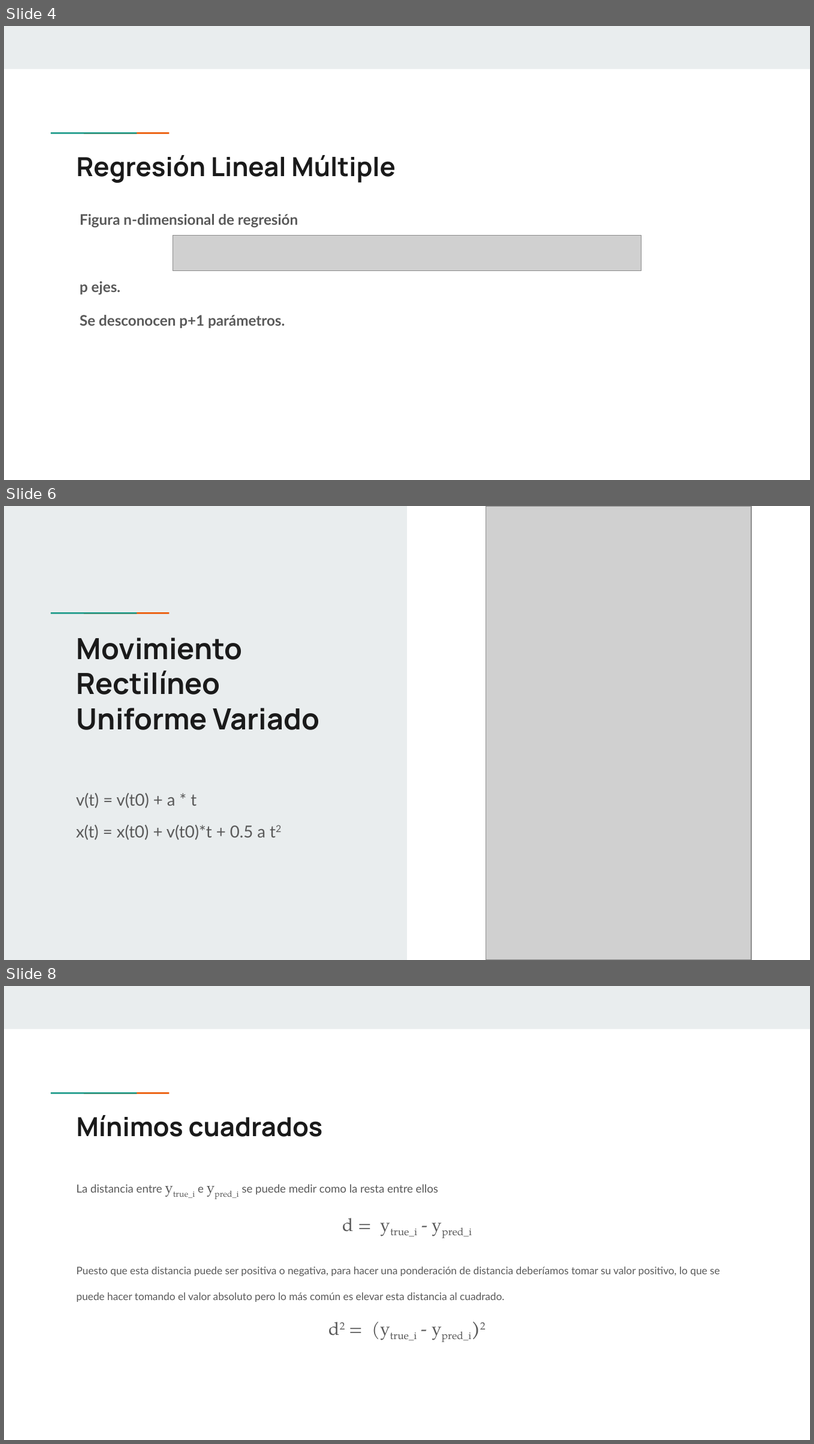
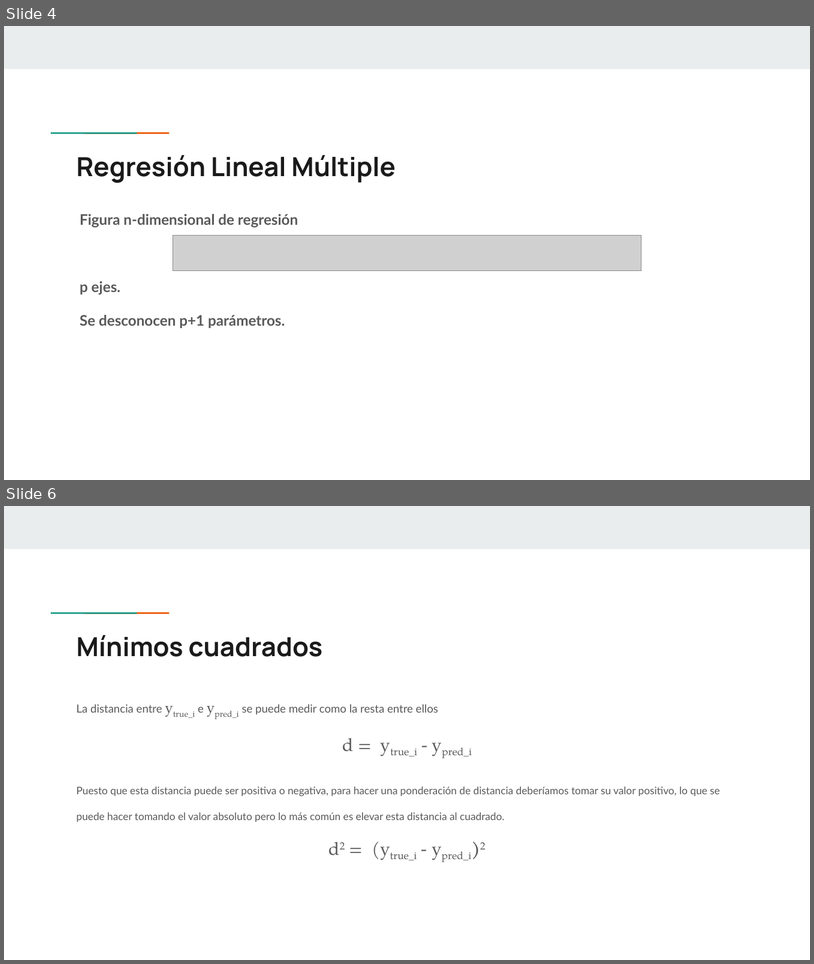
Before and after one commit to MaxiFrank7/Facultad, a slide deck: TUIA_Segundo/2Cuatrimestre/4C_MachineLearning/Unidad 2_ Regresión Lineal/Clase 3 - Regresión Lineal.pptx. Shown one above the other, each under a label of ours: slides 4, 6 and 8 before the commit, slides 4 and 6 after it; the slides between them are not shown. The pictures are 814x1444 and 814x964 pixels, drawn with LibreOffice and Linux fonts; fonts in the diff are those of the drawing; grey boxes stand for pictures. Boxes give left, top, right and bottom in pixels: in the first picture for what was removed or moved away, otherwise in the second. Text is boxed around its words. In the diff, an @@ line names an element or a change of style, - is before the commit and + after.

```diff
--- a/TUIA_Segundo/2Cuatrimestre/4C_MachineLearning/Unidad 2_ Regresión Lineal/Clase 3 - Regresión Lineal.pptx
+++ b/TUIA_Segundo/2Cuatrimestre/4C_MachineLearning/Unidad 2_ Regresión Lineal/Clase 3 - Regresión Lineal.pptx
@@ slide 6 removed at [4, 506, 810, 960], background #FFFFFF; not listed: 2 template elements that a slide beside it also shows @@
@@ rectangle removed at [4, 506, 407, 959] @@
@@ picture removed at [486, 506, 752, 960] @@
@@ title removed at [77, 637, 320, 730] @@
-Movimiento Rectilíneo Uniforme Variado
@@ subtitle removed at [76, 793, 266, 840] @@
-v(t) = v(t0) + a * t
-x(t) = x(t0) + v(t0)*t + 0.5 a t2
@@ what was slide 8 is now slide 6 @@
```
Also in this commit, not shown: 4 slides changed, 2 slides added, 2 other slides removed, 53 other files.
